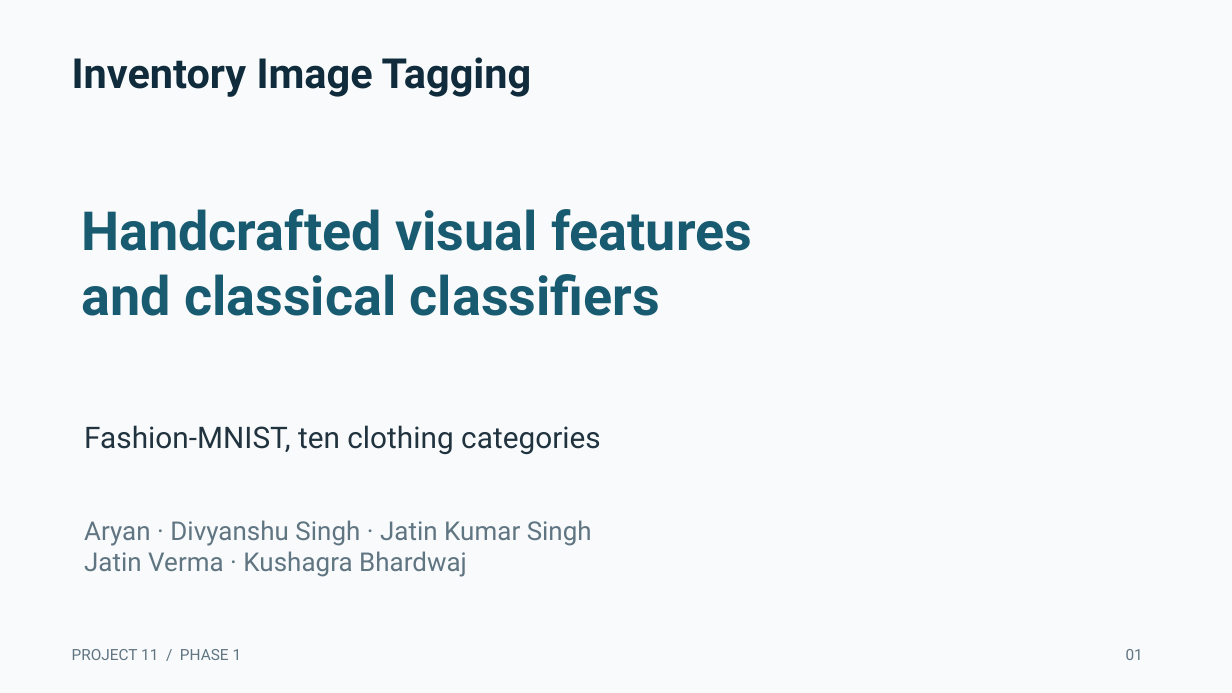
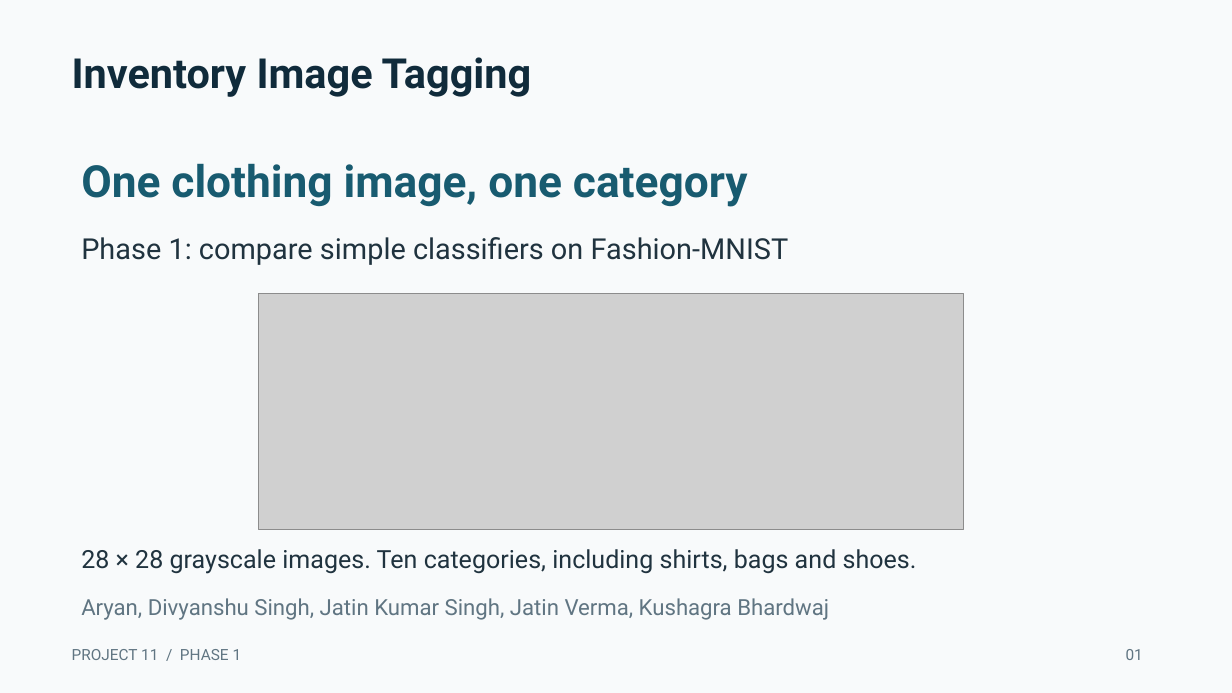
Before and after one commit to aryankinha/inventory-image-tagging, a slide deck: slide 1 of reports/presentation/phase1.pptx. Drawn at 1232x693 pixels with LibreOffice and Linux fonts; fonts in the diff are those of the drawing; grey boxes stand for pictures. Boxes give left, top, right and bottom in pixels: in the first picture for what was removed or moved away, otherwise in the second. Text is boxed around its words. In the diff, an @@ line names an element or a change of style, - is before the commit and + after.

Commit message:
Simplify Phase 1 presentation to five slides with prediction flow

```diff
--- a/reports/presentation/phase1.pptx
+++ b/reports/presentation/phase1.pptx
@@ text added at (x1=81, y1=163, x2=748, y2=207), 34.5 pt, text #185B70, bold @@
+One clothing image, one category
@@ text removed at (x1=81, y1=209, x2=752, y2=316) @@
-Handcrafted visual features
-and classical classifiers
@@ text added at (x1=81, y1=237, x2=789, y2=265), 22.5 pt, text #20333F @@
+Phase 1: compare simple classifiers on Fashion-MNIST
@@ picture added at (x1=259, y1=294, x2=964, y2=530) @@
@@ text removed at (x1=84, y1=425, x2=600, y2=454) @@
-Fashion-MNIST, ten clothing categories
@@ text added at (x1=81, y1=549, x2=917, y2=574), 19.5 pt, text #20333F @@
+28 × 28 grayscale images. Ten categories, including shirts, bags and shoes.
@@ text at (x1=81, y1=598, x2=829, y2=620): text changed; size 20.2 to 17.2 pt @@
-Aryan · Divyanshu Singh · Jatin Kumar Singh
-Jatin Verma · Kushagra Bhardwaj
+Aryan, Divyanshu Singh, Jatin Kumar Singh, Jatin Verma, Kushagra Bhardwaj
```
Also in this commit, not shown: 1 other slide changed, 3 slides added, 11 slides removed, 8 other files.
